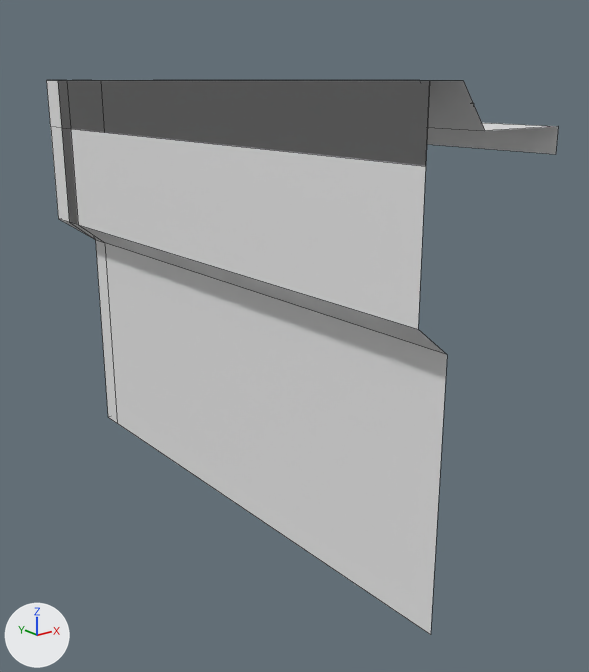
Renders of the FBX model Assets/Models/Modular Kit/World Props/CanalLedge_Corner.fbx from each side of a commit.
Camera for both pictures: a camera (50 mm lens) standing at (-7.31, 8.74, 2.51) and looking at (-2.48, 14.79, 0.09). Every picture has the same lights, and +X, +Y and +Z are marked at lower left. Mesh edges are drawn as thin lines.

The first picture shows 'CanalLedge_FlatEdge.002'.
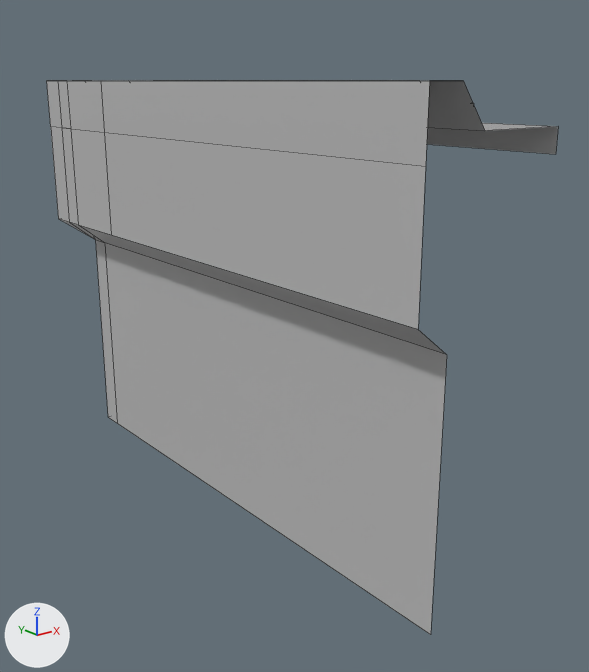
The newer file is also turned or shifted as a whole; pictures and numbers use the older file's frame.

Changed parts and their boxes (x1, y1, x2, y2) in the pictures (589 x 672 px; the box of a moved part takes in the faces that stretch with it):
'CanalLedge_FlatEdge.002', reshaped: before (47, 80, 558, 635); after (47, 81, 558, 635)
part 1 of me_cube_010, moved or reshaped: before (58, 80, 430, 329); after (58, 81, 430, 329)
part 2 of me_cube_010, recoloured: (47, 81, 558, 635) in both

Patch to the scene script:
```diff
--- a/Assets/Models/Modular Kit/World Props/CanalLedge_Corner.fbx.py
+++ b/Assets/Models/Modular Kit/World Props/CanalLedge_Corner.fbx.py
@@ mat_material__29 @@
+mat_material__29 = principled_material('Material #29')
+mat_material__29.base_color = (0.5, 0.5, 0.5)  # grey #bcbcbc
+mat_material__29.roughness = 0.0
@@ me_cube_010 @@
 # used by ob_canalledge_flatedge_002; location = (-2.61, 15.26, 1.24)
 # verts and faces of me_cube_010; kept vertices keep their numbers, new ones are numbered from 56
 # before: 1 (-1.38, 1.02, 1.27) at pixel (66, 80), 4 (-1.38, 1.23, 1.27) at pixel (57, 80), 5 (-1.38, 1.23, 0.83) at pixel (61, 127), 6 (-1.38, 1.02, 0.83) at pixel (70, 128), 8 (-1.38, 0.31, 1.27) at pixel (100, 80)
 # before: 10 (-1.38, 0.31, 0.83) at pixel (104, 132), 11 (-1.38, 1.02, -0.08) at pixel (78, 224), 13 (-1.38, 1.23, -0.08) at pixel (69, 222), 44 (-1.38, -3.49, 1.27) at pixel (429, 80), 45 (-1.38, -3.49, 0.83) at pixel (425, 166)
 # before: 50 (-1.38, -3.49, 0.83) at pixel (425, 166), 51 (-1.38, -3.49, 1.27) at pixel (429, 80), 52 (-1.38, -3.49, -0.08) at pixel (418, 329)
-me_cube_010.from_pydata(...)  # 56 vertices, 44 faces; spans x -1.38..3.6, y -3.49..1.5, z -2.26..1.27
+me_cube_010.from_pydata(...)  # 61 vertices, 44 faces; spans x -1.38..3.6, y -3.49..1.5, z -2.26..1.27
+# me_cube_010 part 1
+delete_faces([(1, 4, 5, 6), (8, 10, 45, 44), (4, 5, 50, 51), (5, 13, 11, 52, 50)])
+verts[56] = (-1.38, 1.23, 1.27)  # pixel (57, 80)
+verts[57] = (-1.38, 1.23, 0.83)  # pixel (61, 127)
+verts[58] = (-1.38, 0.32, 0.83)  # pixel (104, 132)
+verts[59] = (-1.38, 0.31, -0.08)  # pixel (111, 234)
+verts[60] = (-1.38, -3.49, -0.08)  # pixel (418, 329)
+faces += [(1, 56, 57, 6), (8, 10, 45, 51), (6, 11, 59, 58), (50, 58, 59, 60)]
+# me_cube_010 part 2: 40 faces spanning x -1.38..3.6, y -3.49..1.5, z -2.26..1.27 switch from mat_material (white #e7e7e7) to mat_material__29 (grey #bcbcbc)
```
